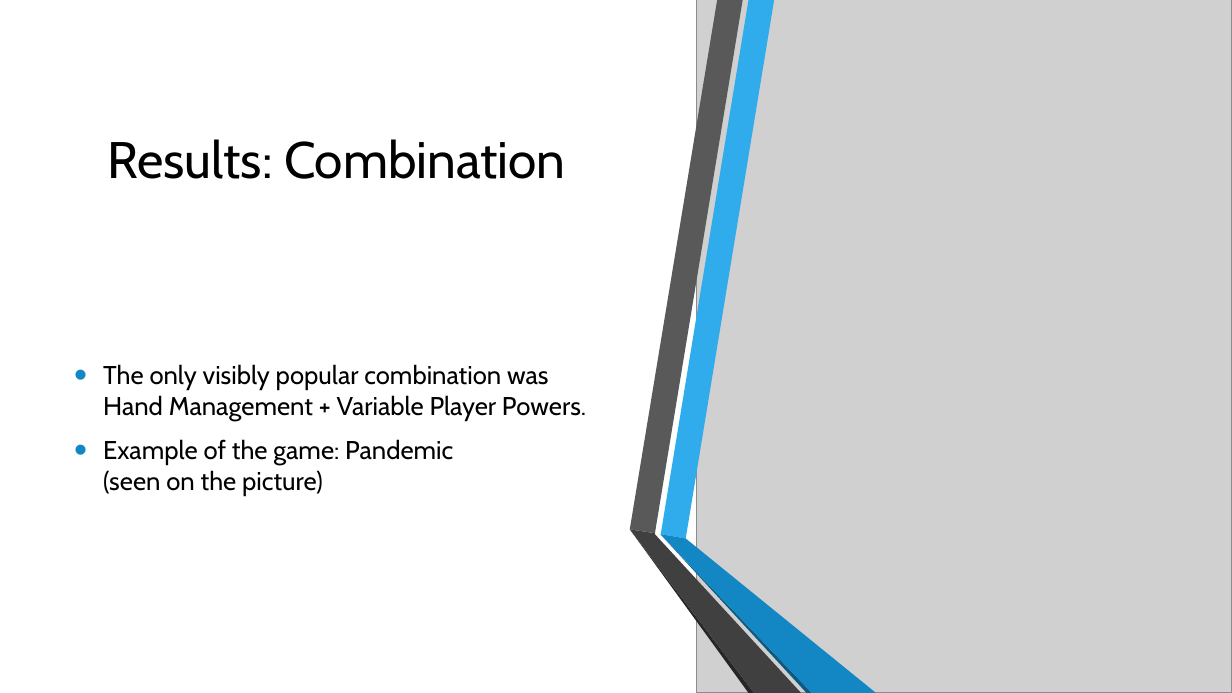
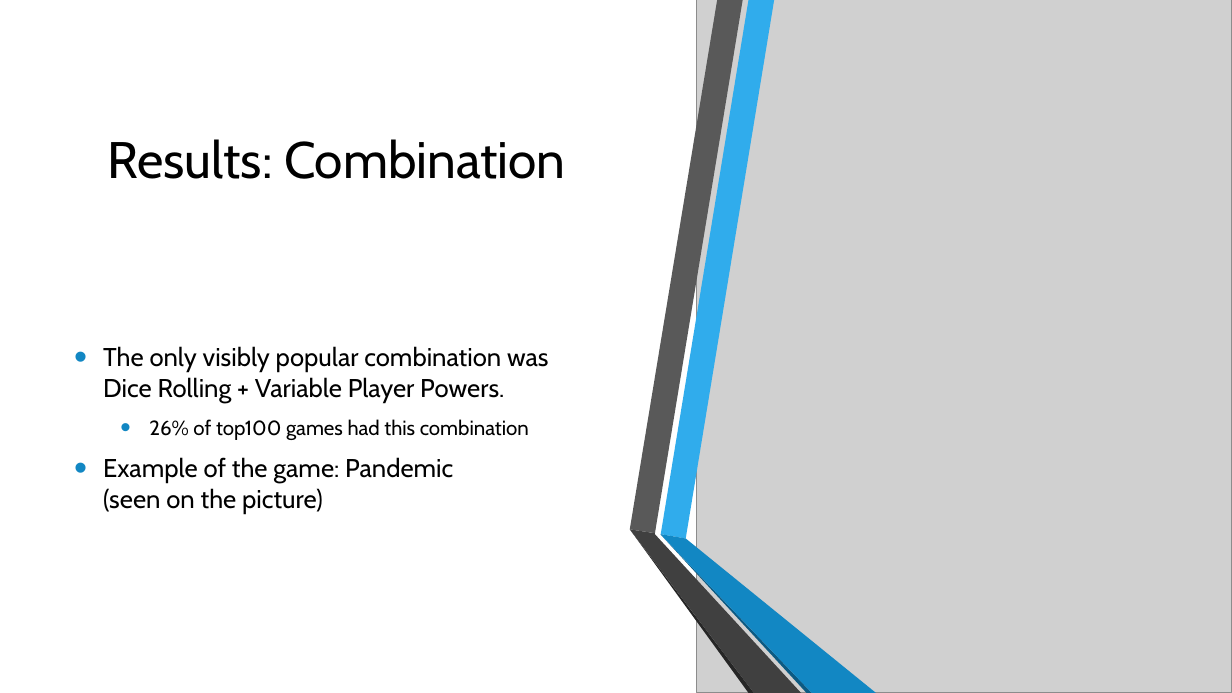
Before and after one commit to Kirasamah/GameDataMining, a slide deck: slide 13 of esitys/esitys.pptx (slide 12 before the commit). Drawn at 1232x693 pixels with LibreOffice and Linux fonts; fonts in the diff are those of the drawing; grey boxes stand for pictures; background and template pictures are left out. Boxes give left, top, right and bottom in pixels: in the first picture for what was removed or moved away, otherwise in the second. Text is boxed around its words. In the diff, an @@ line names an element or a change of style, - is before the commit and + after.

```diff
--- a/esitys/esitys.pptx
+++ b/esitys/esitys.pptx
@@ text at [103, 346, 549, 440]: text changed @@
-• The only visibly popular combination was Hand Management + Variable Player Powers.
+• The only visibly popular combination was Dice Rolling + Variable Player Powers.
+  • 26% of top100 games had this combination
```
Also in this commit, not shown: 1 other slide changed, 1 slide added.
